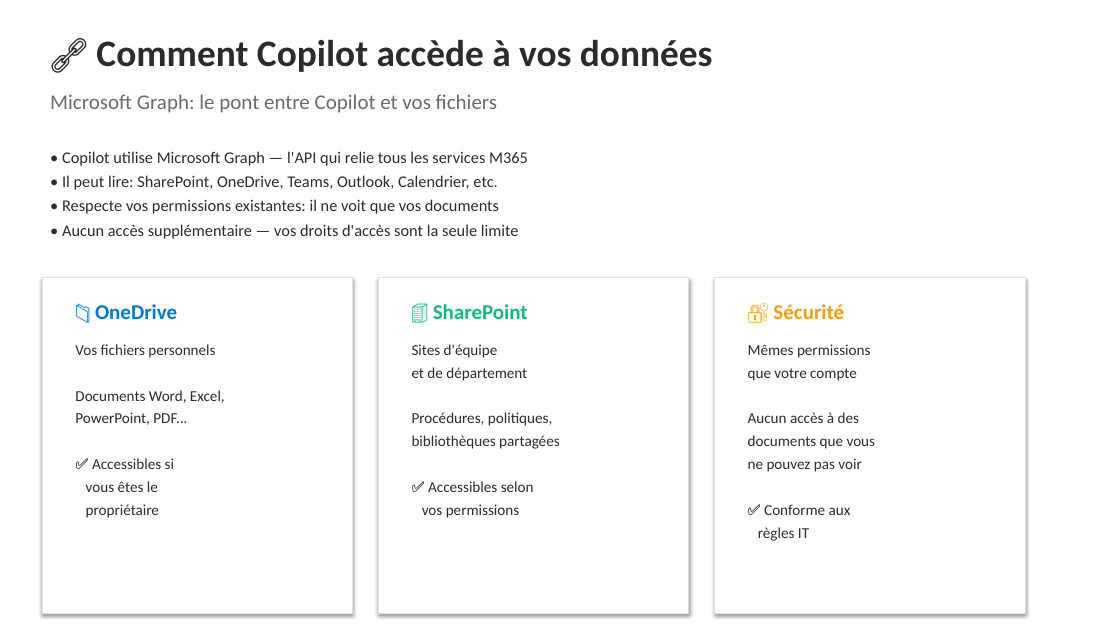
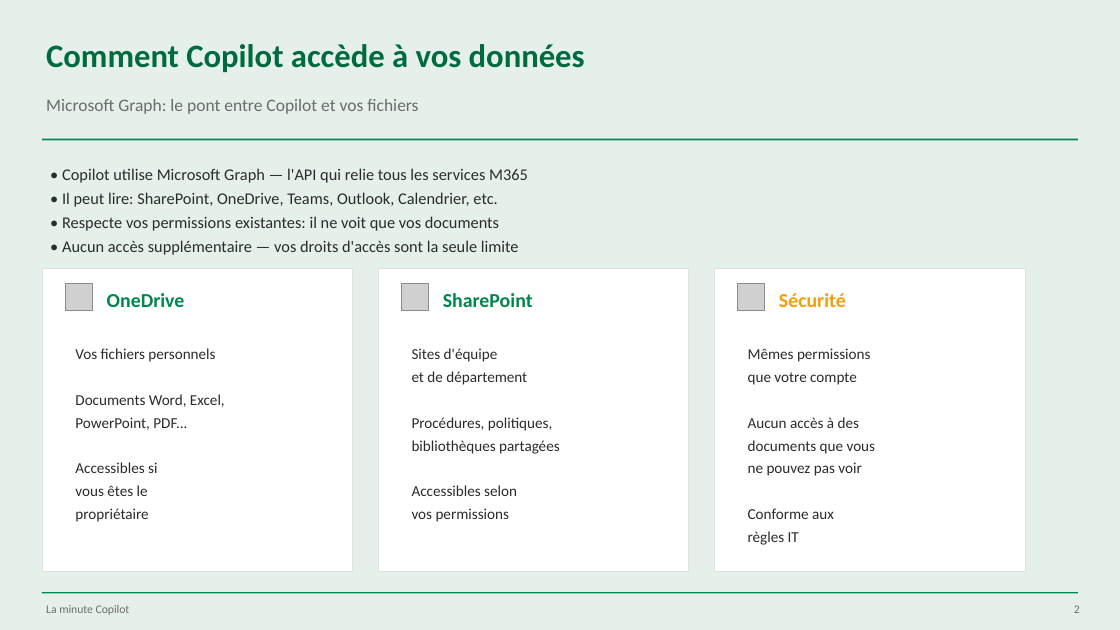
Before and after one commit to martinfou/la-minute-copilot, a slide deck: slide 2 of presentations/La_Minute_Copilot_SharePoint.pptx. Drawn at 1120x630 pixels with LibreOffice and Linux fonts; fonts in the diff are those of the drawing; grey boxes stand for pictures. Boxes give left, top, right and bottom in pixels: in the first picture for what was removed or moved away, otherwise in the second. Text is boxed around its words. In the diff, an @@ line names an element or a change of style, - is before the commit and + after.

```diff
--- a/presentations/La_Minute_Copilot_SharePoint.pptx
+++ b/presentations/La_Minute_Copilot_SharePoint.pptx
@@ background #FFFFFF to #E6F0EA @@
@@ text at <box>46,44,585,72</box>: text changed; size 32 to 28 pt; text colour #2B2B2B to #006B3F @@
-🔗 Comment Copilot accède à vos données
+Comment Copilot accède à vos données
@@ text "Microsoft Graph: le pont entre ..." at <box>46,99,418,114</box>: size 18 to 15 pt @@
@@ rectangle added at <box>42,139,1078,140</box>, fill #00874E @@
@@ text "• Copilot utilise Microsoft Graph ...": place and size @@
-text "• Copilot utilise Microsoft Graph ..." at <box>62,151,528,239</box>
+text "• Copilot utilise Microsoft Graph ..." at <box>62,168,528,255</box>
@@ rectangle: place and size @@
-rectangle at <box>42,277,353,613</box>
+rectangle at <box>42,269,353,571</box>
@@ rectangle: place and size @@
-rectangle at <box>378,277,689,613</box>
+rectangle at <box>378,269,689,571</box>
@@ shadow off in 3 elements at <box>42,269,353,571</box>, <box>378,269,689,571</box>, <box>714,269,1025,571</box> @@
@@ rectangle: place and size @@
-rectangle at <box>714,277,1025,613</box>
+rectangle at <box>714,269,1025,571</box>
@@ picture added at <box>66,284,92,311</box> @@
@@ text at <box>107,293,185,307</box>: text changed; size 18 to 17 pt; text colour #0078D4 to #00874E @@
-📁 OneDrive
+OneDrive
@@ picture added at <box>402,284,429,311</box> @@
@@ text at <box>443,293,533,307</box>: text changed; size 18 to 17 pt; text colour #10B981 to #00874E @@
-🏢 SharePoint
+SharePoint
@@ picture added at <box>738,284,765,311</box> @@
@@ text at <box>779,293,846,307</box>: text changed; size 18 to 17 pt @@
-🔐 Sécurité
+Sécurité
@@ text at <box>75,462,157,473</box>: text changed @@
-✅ Accessibles si
+Accessibles si
@@ text at <box>412,485,517,496</box>: text changed @@
-✅ Accessibles selon
+Accessibles selon
@@ text at <box>748,508,834,519</box>: text changed @@
-✅ Conforme aux
+Conforme aux
@@ rectangle added at <box>42,592,1078,593</box>, fill #00874E @@
@@ text added at <box>46,605,130,615</box>, 10 pt, text #6B6B6B @@
+La minute Copilot
@@ text added at <box>1074,605,1080,613</box>, 10 pt, text #6B6B6B @@
+2
```
Also in this commit, not shown: 5 other slides changed, 16 other files.
